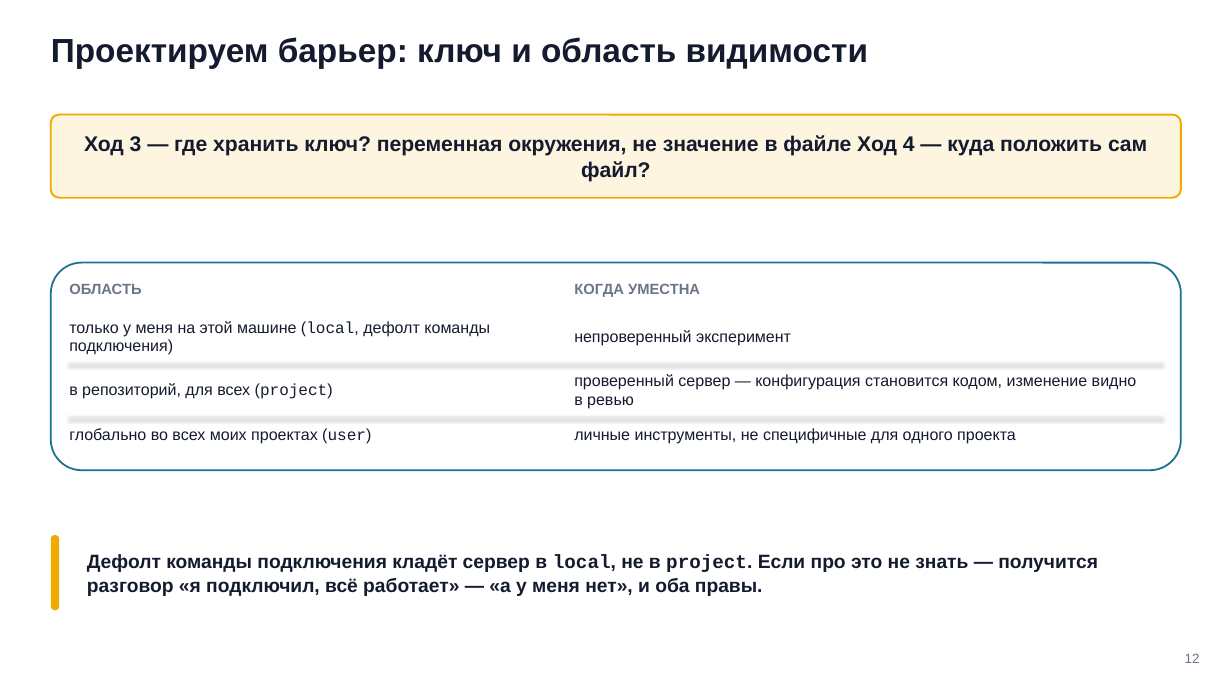
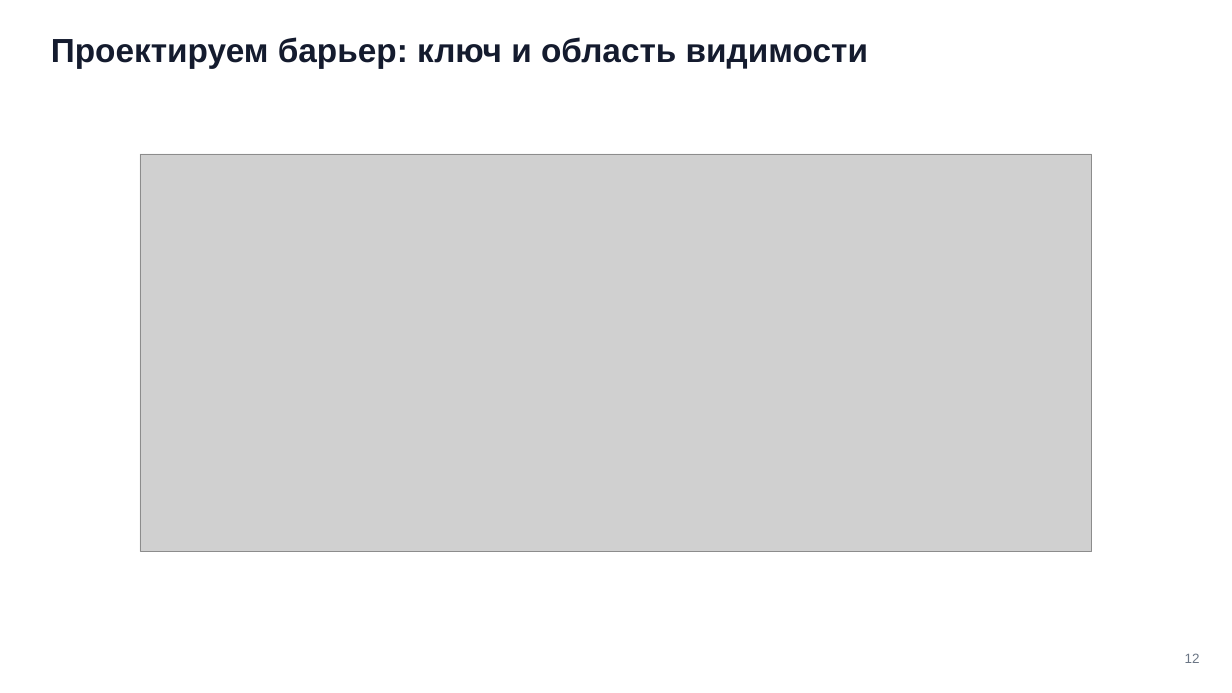
Before and after one commit to tellina-study/AI-usage-lessons, a slide deck: slide 12 of library/seminars/sem-06/rendered/sem-06.pptx. Drawn at 1232x693 pixels with LibreOffice and Linux fonts; fonts in the diff are those of the drawing; grey boxes stand for pictures. Boxes give left, top, right and bottom in pixels: in the first picture for what was removed or moved away, otherwise in the second. Text is boxed around its words. In the diff, an @@ line names an element or a change of style, - is before the commit and + after.

```diff
--- a/library/seminars/sem-06/rendered/sem-06.pptx
+++ b/library/seminars/sem-06/rendered/sem-06.pptx
@@ rounded rectangle removed at (51,115,1181,198) @@
@@ text removed at (84,135,1147,182) @@
-Ход 3 — где хранить ключ? переменная окружения, не значение в файле Ход 4 — куда положить сам файл?
@@ picture added at (140,154,1092,552) @@
@@ rounded rectangle removed at (51,262,1181,470) @@
@@ text removed at (69,283,141,294) @@
-ОБЛАСТЬ
@@ text removed at (574,283,700,297) @@
-КОГДА УМЕСТНА
@@ text removed at (69,321,490,355) @@
-только у меня на этой машине (local, дефолт команды подключения)
@@ text removed at (574,330,791,346) @@
-непроверенный эксперимент
@@ line removed from (69, 363) to (1163, 363) @@
@@ text removed at (69,383,333,399) @@
-в репозиторий, для всех (project)
@@ text removed at (574,374,1137,409) @@
-проверенный сервер — конфигурация становится кодом, изменение видно в ревью
@@ line removed from (69, 417) to (1163, 417) @@
@@ text removed at (69,428,371,444) @@
-глобально во всех моих проектах (user)
@@ text removed at (574,428,1016,444) @@
-личные инструменты, не специфичные для одного проекта
@@ rounded rectangle removed at (51,535,59,611) @@
@@ text removed at (87,554,1098,596) @@
-Дефолт команды подключения кладёт сервер в local, не в project. Если про это не знать — получится разговор «я подключил, всё работает» — «а у меня нет», и оба правы.
```
Also in this commit, not shown: 19 other slides changed, 24 other files.
